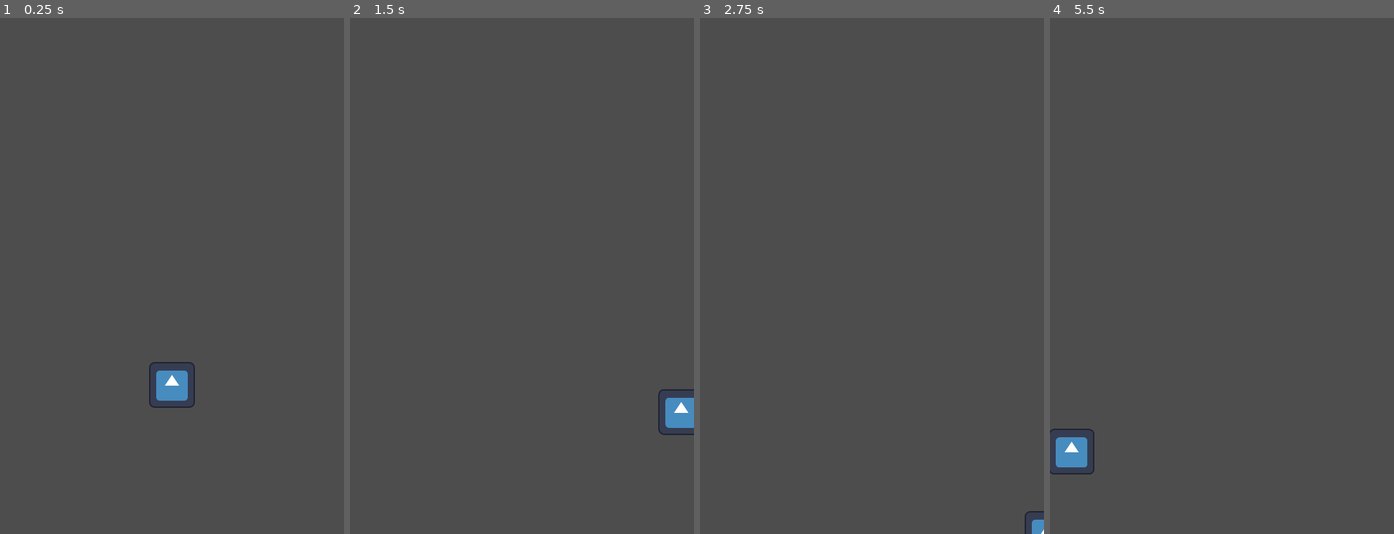
Above: before the commit, frames 1-4 (left to right).
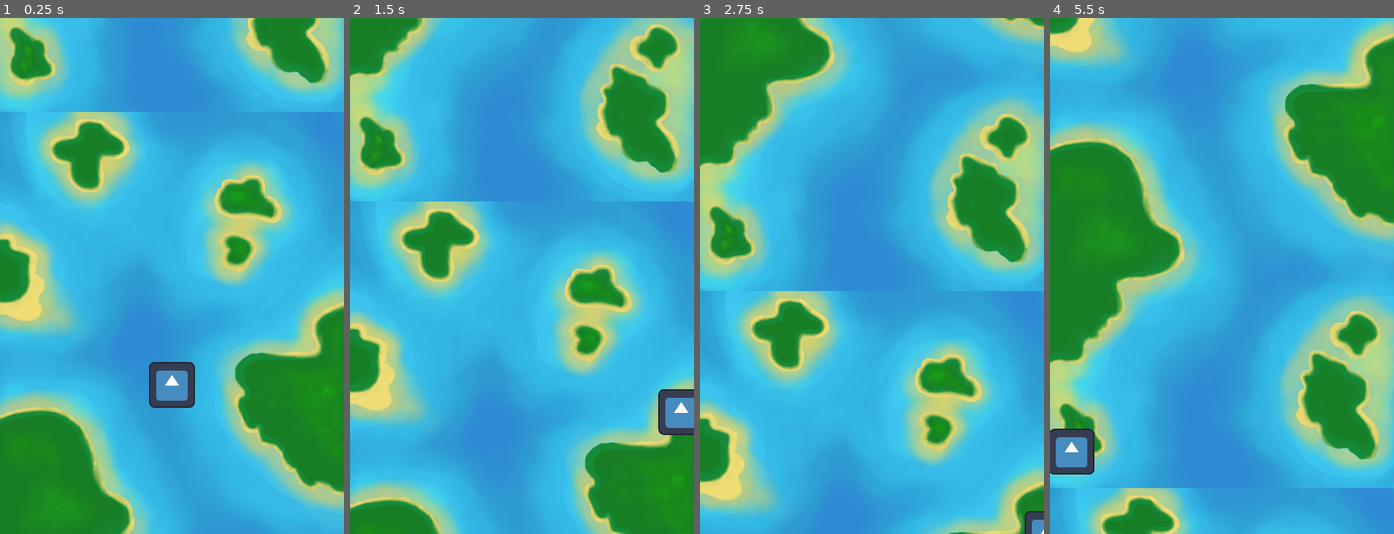
Above: after the commit, the same moments.

Repository: devkinn/rpg_game_jam_11_23
Game: Godot game, scene res://scenes/main.tscn
Same seed, same stepped clock (60 frames per second), same inputs: the game is played once before the commit and once after it. The engine's default icon, where the game draws it, is replaced by a stand-in: a white triangle on a blue panel in a dark square.
Inputs:
- Up to frame 1 (0.25 s): no input
- Up to frame 2 (1.5 s): hold D (move_right) 0.53-1.28 s; hold S (move_down) from 1.28 s (still down)
- Up to frame 3 (2.75 s): release S (move_down) at 2.03 s; hold D (move_right) from 2.03 s (still down)
- Up to frame 4 (5.5 s): release D (move_right) at 2.78 s; hold W (move_up) 2.78-3.53 s; hold A (move_left) 3.53-5.03 s; hold S (move_down) from 5.03 s (still down)

The runs differ from the first frame. In frame 1, 99% of the frame differs, in the area x 0-100%, y 0-100%; in frame 2, 99%; in frame 3, 100%; in frame 4, 99%.

Commit message:
Scrollowanie tła z placeholderowym backgroundem

Diff:
--- /dev/null
+++ b/scenes/background.tscn
@@ -0,0 +1,17 @@
+[gd_scene load_steps=3 format=3 uid="uid://8vmhbqct7a8x"]
+
+[ext_resource type="Script" path="res://scripts/background.gd" id="1_4lngv"]
+[ext_resource type="Texture2D" uid="uid://bn1htbe6a85vr" path="res://assets/backbround/IslandsMap.png" id="1_k47em"]
+
+[node name="background" type="ParallaxBackground"]
+scroll_base_offset = Vector2(0, 100)
+script = ExtResource("1_4lngv")
+
+[node name="ParallaxLayer" type="ParallaxLayer" parent="."]
+motion_mirroring = Vector2(0, 900)
+
+[node name="Sprite2D" type="Sprite2D" parent="ParallaxLayer"]
+position = Vector2(240, 456)
+scale = Vector2(0.75, 0.75)
+texture = ExtResource("1_k47em")
+region_rect = Rect2(-3.72205, -5.19989, 641.778, 1200.01)
--- a/scenes/main.tscn
+++ b/scenes/main.tscn
@@ -1,7 +1,8 @@
-[gd_scene load_steps=3 format=3 uid="uid://dxmwusqu6ml2s"]
+[gd_scene load_steps=4 format=3 uid="uid://dxmwusqu6ml2s"]
 
 [ext_resource type="Script" path="res://scripts/main.gd" id="1_liftv"]
 [ext_resource type="PackedScene" uid="uid://dlhra2v7ybiop" path="res://scenes/player.tscn" id="1_wqq3u"]
+[ext_resource type="PackedScene" uid="uid://8vmhbqct7a8x" path="res://scenes/background.tscn" id="3_g6601"]
 
 [node name="Main" type="Node"]
 script = ExtResource("1_liftv")
@@ -10,3 +11,5 @@
 
 [node name="PlayerStartPosition" type="Marker2D" parent="."]
 position = Vector2(240, 512)
+
+[node name="background" parent="." instance=ExtResource("3_g6601")]
--- /dev/null
+++ b/scripts/background.gd
@@ -0,0 +1,8 @@
+extends ParallaxBackground
+
+@export var scrolling_speed = 100
+
+
+# Called every frame. 'delta' is the elapsed time since the previous frame.
+func _process(delta):
+	scroll_base_offset += Vector2(0,scrolling_speed)*delta
Binary file added: assets/backbround/IslandsMap.png
Not shown, added: assets/backbround/IslandsMap.png.import
Not shown, added: assets/backbround/IslandsMap.xcf
